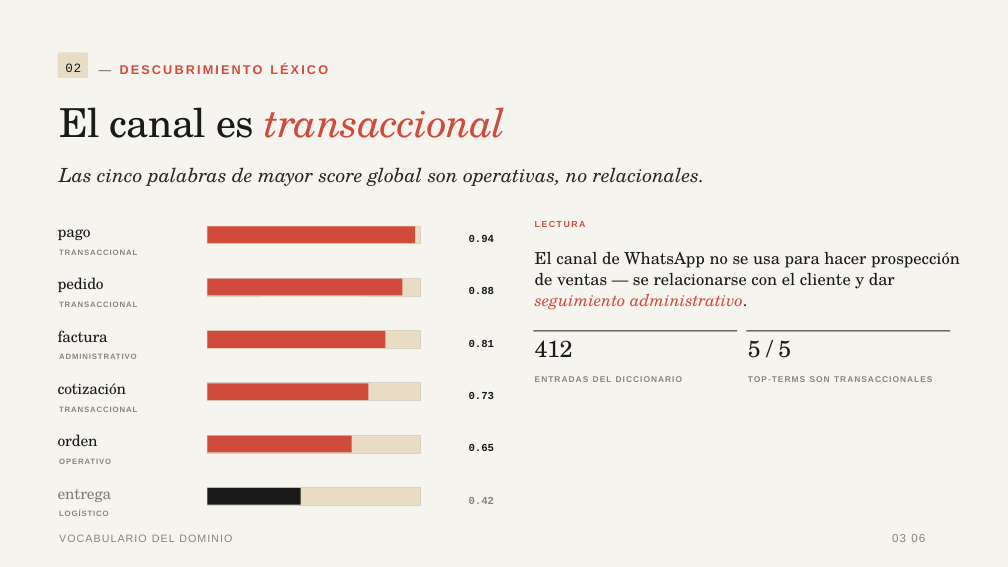
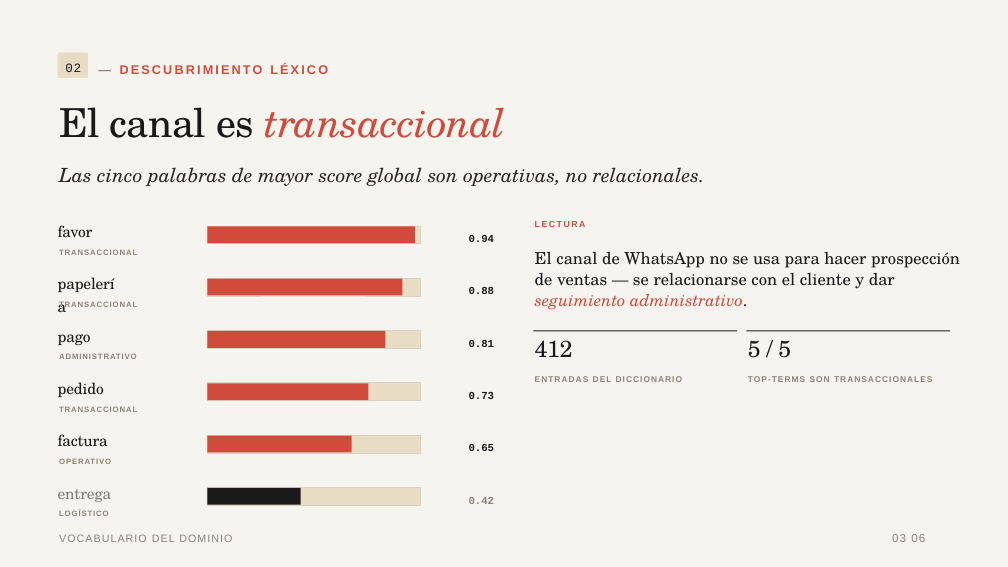
Before and after one commit to 4497cv/SalesAnalyzer, a slide deck: slide 7 of doc/Analizador_de_Conversaciones.pptx (slide 3 before the commit). Drawn at 1008x567 pixels with LibreOffice and Linux fonts; fonts in the diff are those of the drawing. Boxes give left, top, right and bottom in pixels: in the first picture for what was removed or moved away, otherwise in the second. Text is boxed around its words. In the diff, an @@ line names an element or a change of style, - is before the commit and + after.

```diff
--- a/doc/Analizador_de_Conversaciones.pptx
+++ b/doc/Analizador_de_Conversaciones.pptx
@@ text at bbox=[58, 225, 93, 237]: text changed @@
-pago
+favor
@@ text at bbox=[58, 277, 104, 292]: text changed @@
-pedido
+papelería
@@ text at bbox=[58, 334, 91, 345]: text changed @@
-factura
+pago
@@ text at bbox=[58, 382, 104, 397]: text changed @@
-cotización
+pedido
@@ text at bbox=[58, 434, 108, 446]: text changed @@
-orden
+factura
```
Also in this commit, not shown: 2 other slides changed, 4 slides added, 7 other files.
